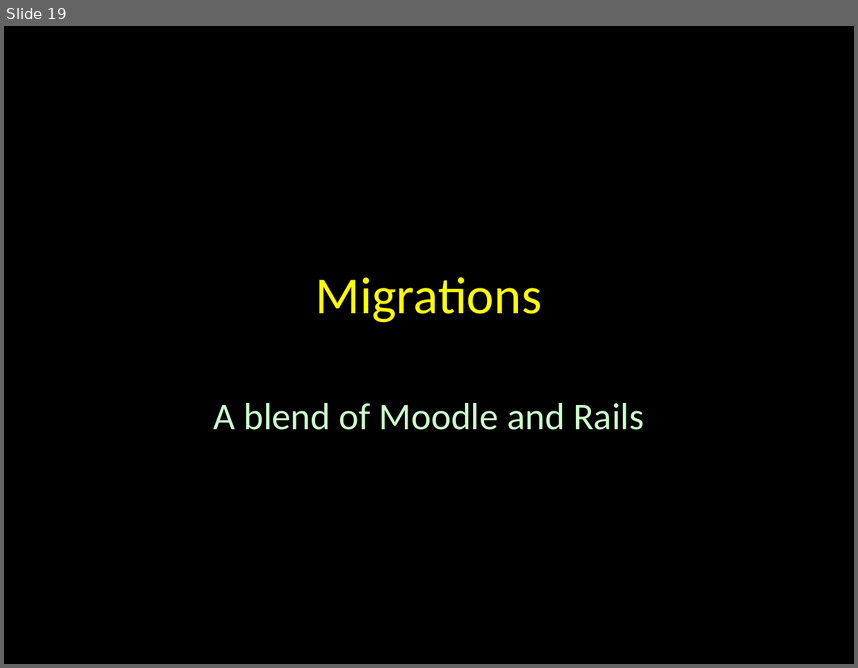
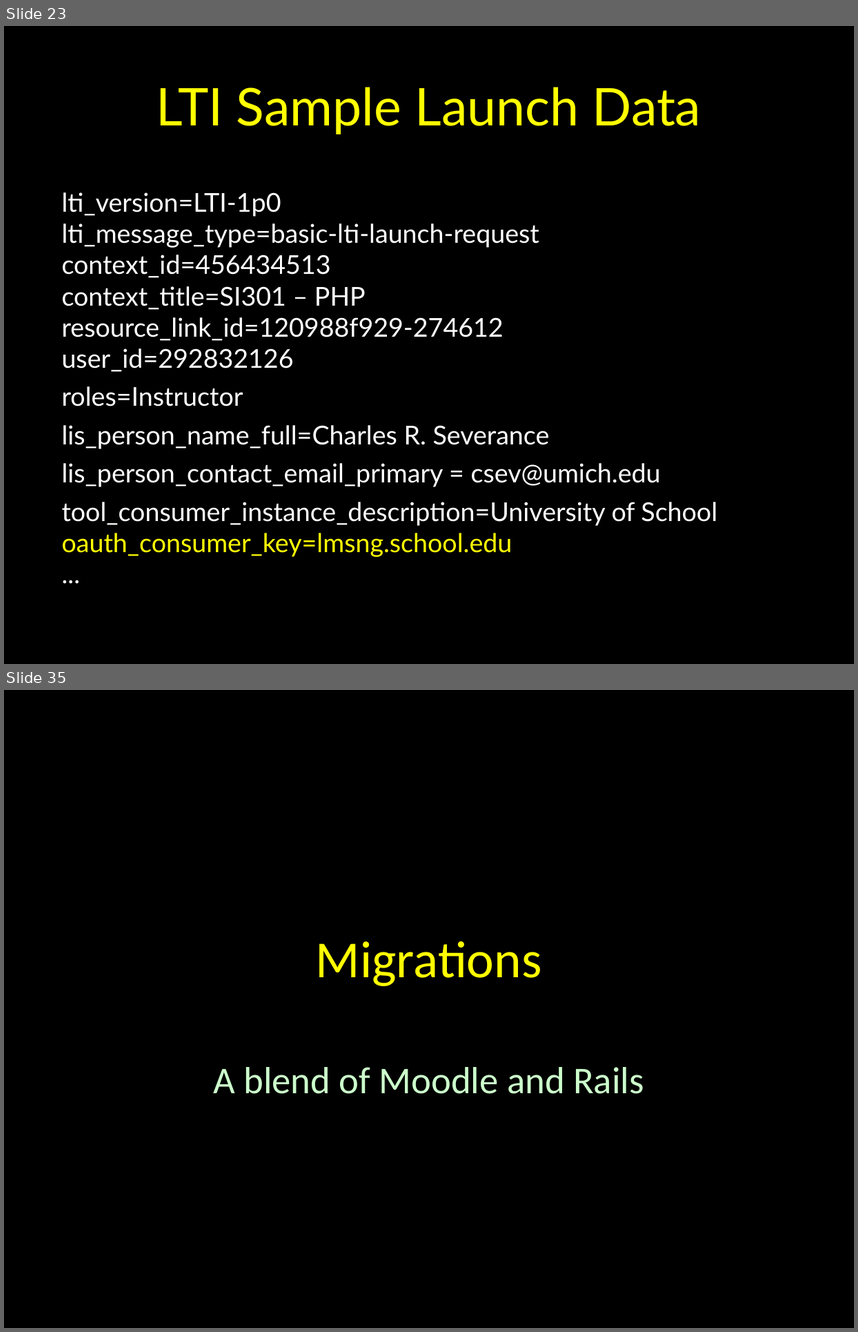
Before and after one commit to tsugiproject/tsugi, a slide deck: docs/lectures/02-Data-Model.pptx. Shown one above the other, each under a label of ours: slide 19 before the commit, slides 23 and 35 after it; the slides between them are not shown. The pictures are 858x668 and 858x1332 pixels, drawn with LibreOffice and Linux fonts; fonts in the diff are those of the drawing. Boxes give left, top, right and bottom in pixels: in the first picture for what was removed or moved away, otherwise in the second. Text is boxed around its words. In the diff, an @@ line names an element or a change of style, - is before the commit and + after.

```diff
--- a/docs/lectures/02-Data-Model.pptx
+++ b/docs/lectures/02-Data-Model.pptx
@@ slide 23 added at <box>4,26,854,664</box>, background #000000 @@
@@ title added at <box>156,87,702,134</box>, 44 pt, text #FFFF00 @@
+LTI Sample Launch Data
@@ text added at <box>62,192,717,557</box>, 22 pt, text #FFFFFF @@
+lti_version=LTI-1p0
+lti_message_type=basic-lti-launch-request
+context_id=456434513
+context_title=SI301 – PHP
+resource_link_id=120988f929-274612
+user_id=292832126
+roles=Instructor
+lis_person_name_full=Charles R. Severance
+lis_person_contact_email_primary = csev@umich.edu
+tool_consumer_instance_description=University of School
+oauth_consumer_key=lmsng.school.edu
+...
@@ what was slide 19 is now slide 35 @@
```
Also in this commit, not shown: 4 slides changed, 15 other slides added.
